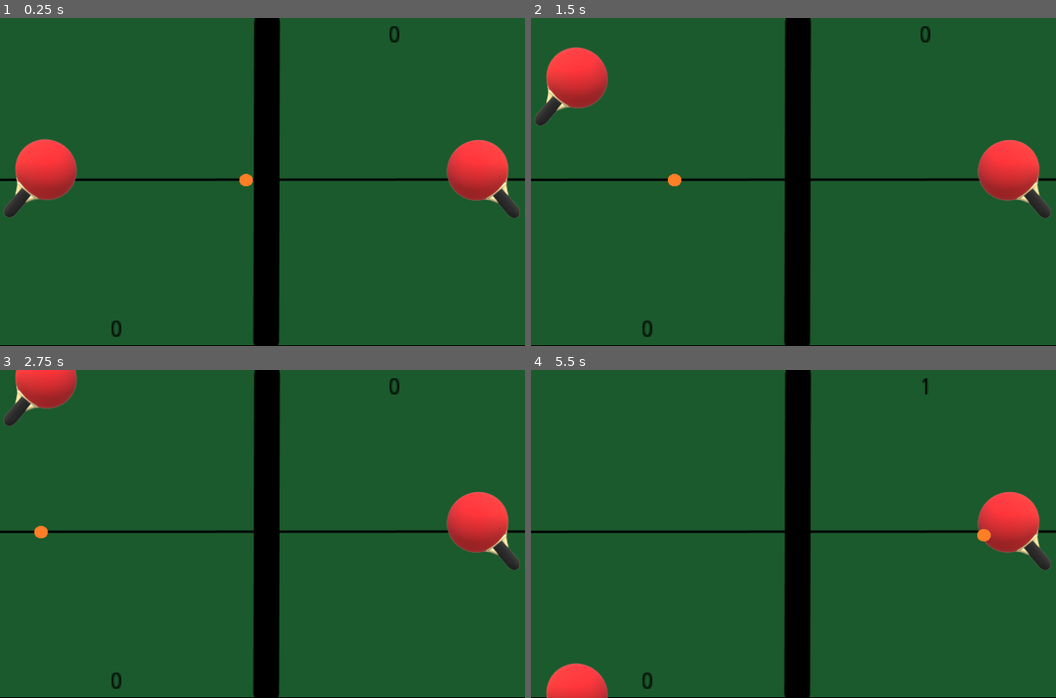
Above: before the commit, frames 1-4 (two rows, left to right).
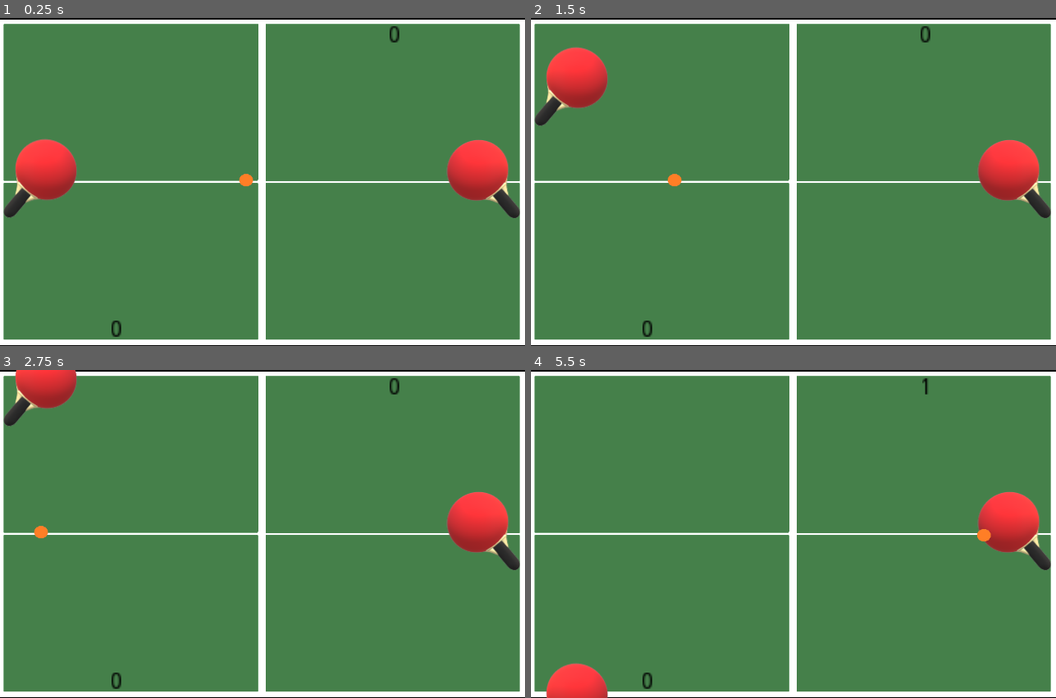
Above: after the commit, the same moments.

Repository: DewaldOosthuizen/2D-Pong
Game: Godot game, scene res://World.tscn
Same seed, same stepped clock (60 frames per second), same inputs: the game is played once before the commit and once after it.
Inputs:
- Up to frame 1 (0.25 s): no input
- Up to frame 2 (1.5 s): hold W (left_up) 0.53-1.28 s; hold S (left_down) from 1.28 s (still down)
- Up to frame 3 (2.75 s): release S (left_down) at 2.03 s; hold W (left_up) from 2.03 s (still down)
- Up to frame 4 (5.5 s): release W (left_up) at 3.53 s; hold S (left_down) from 3.53 s (still down)

The runs differ from the first frame. In frame 1, 96% of the frame differs, in the area x 0-100%, y 0-100%; in frame 2, 96%; in frame 3, 96%; in frame 4, 97%.

Commit message:
Created my own image for the table

Diff:
--- a/World.tscn
+++ b/World.tscn
@@ -40,8 +40,8 @@
 
 [node name="table-tennis-court-frames" type="Sprite" parent="."]
 show_behind_parent = true
-position = Vector2( 330.789, 197.949 )
-scale = Vector2( 1.04387, 0.949503 )
+position = Vector2( 315.974, 198.526 )
+scale = Vector2( 0.452365, 0.581654 )
 texture = ExtResource( 2 )
 
 [node name="player1" type="StaticBody2D" parent="." groups=[
@@ -68,7 +68,7 @@
 flip_h = true
 
 [node name="CollisionShape2D" type="CollisionShape2D" parent="player2"]
-position = Vector2( -8.57367, -11.1459 )
+position = Vector2( -6.00159, -11.1459 )
 shape = SubResource( 5 )
 
 [node name="theBall" type="Node2D" parent="." groups=[
Binary file changed: Pong Resource/table.png
